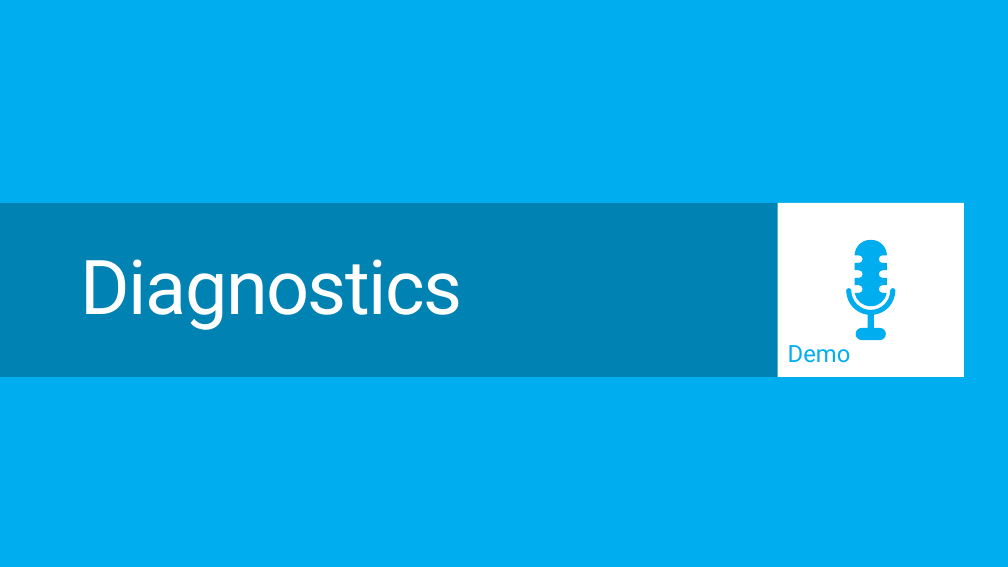
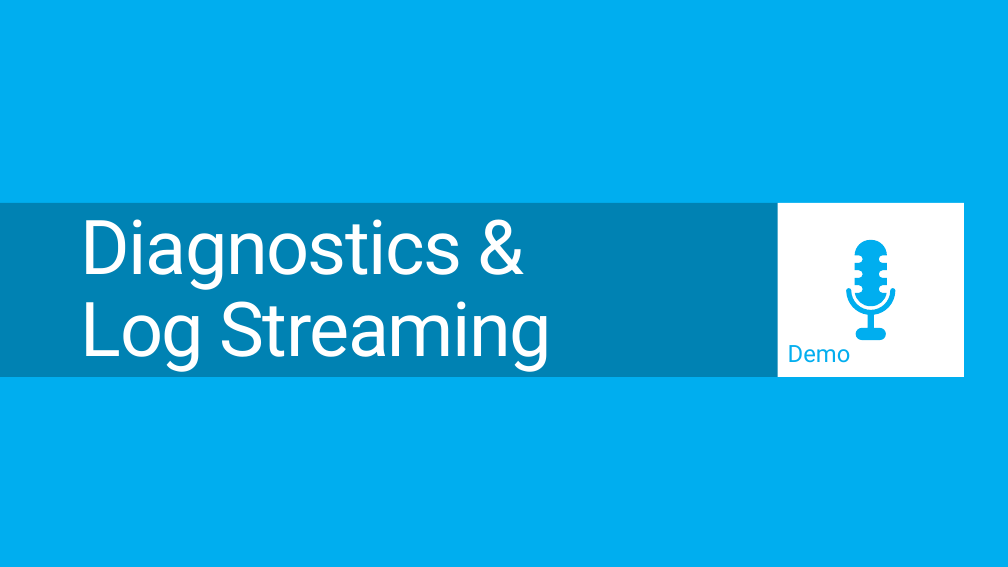
Before and after one commit to raz2/PRESENTATION-WindowsAzureWebSites, a slide deck: slide 21 of WindowsAzureWebSites.pptx (slide 7 before the commit). Drawn at 1008x567 pixels with LibreOffice and Linux fonts; fonts in the diff are those of the drawing. Boxes give left, top, right and bottom in pixels: in the first picture for what was removed or moved away, otherwise in the second. Text is boxed around its words. In the diff, an @@ line names an element or a change of style, - is before the commit and + after.

```diff
--- a/WindowsAzureWebSites.pptx
+++ b/WindowsAzureWebSites.pptx
@@ title at [81,219,552,372]: text changed @@
-Diagnostics
+Diagnostics &
+Log Streaming
```
Also in this commit, not shown: 3 other slides changed, 5 slides added.
